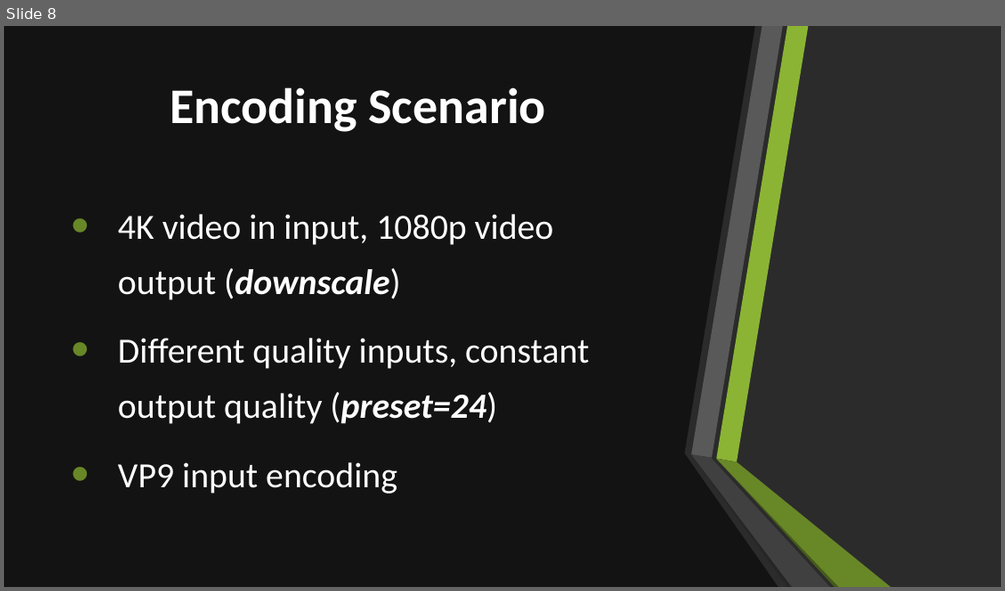
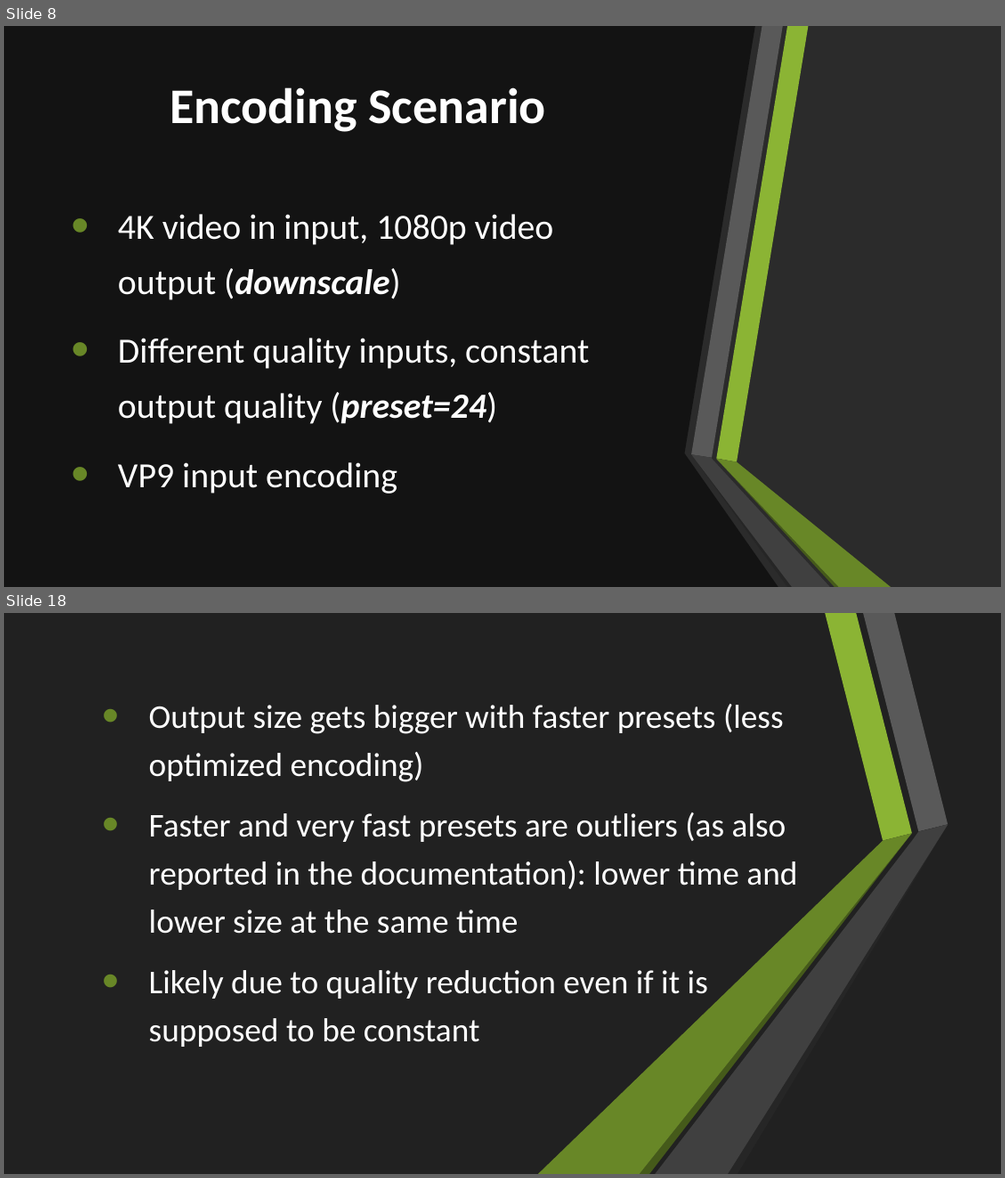
Before and after one commit to Rijndael99/encoding_bench, a slide deck: presentation.pptx. Shown one above the other, each under a label of ours: slide 8 before the commit, slides 8 and 18 after it; the slides between them are not shown. The pictures are 1005x591 and 1005x1178 pixels, drawn with LibreOffice and Linux fonts; fonts in the diff are those of the drawing; background and template pictures are left out; a plain dark background stands for a picture behind light text. Boxes give left, top, right and bottom in pixels: in the first picture for what was removed or moved away, otherwise in the second. Text is boxed around its words. In the diff, an @@ line names an element or a change of style, - is before the commit and + after.

```diff
--- a/presentation.pptx
+++ b/presentation.pptx
@@ slide 18 added at (4,613,1001,1174), background #212121; not listed: 3 template elements that a slide beside it also shows @@
@@ rectangle added at (4,613,1001,1174), fill #212121 @@
@@ freeform shape added at (16,613,107,1045), fill #FFFFFF @@
@@ text added at (149,704,797,1046), 32 pt, text #FFFFFF @@
+  • Output size gets bigger with faster presets (less optimized encoding)
+  • Faster and very fast presets are outliers (as also reported in the documentation): lower time and lower size at the same time
+  • Likely due to quality reduction even if it is
+    supposed to be constant
@@ group added at (538,613,948,1174): 6 freeform shapes @@
@@ freeform shape added at (16,1041,116,1174), fill #FFFFFF @@
@@ freeform shape added at (16,1041,154,1174), fill #FFFFFF @@
```
Also in this commit, not shown: 5 slides changed, 7 other slides added.
